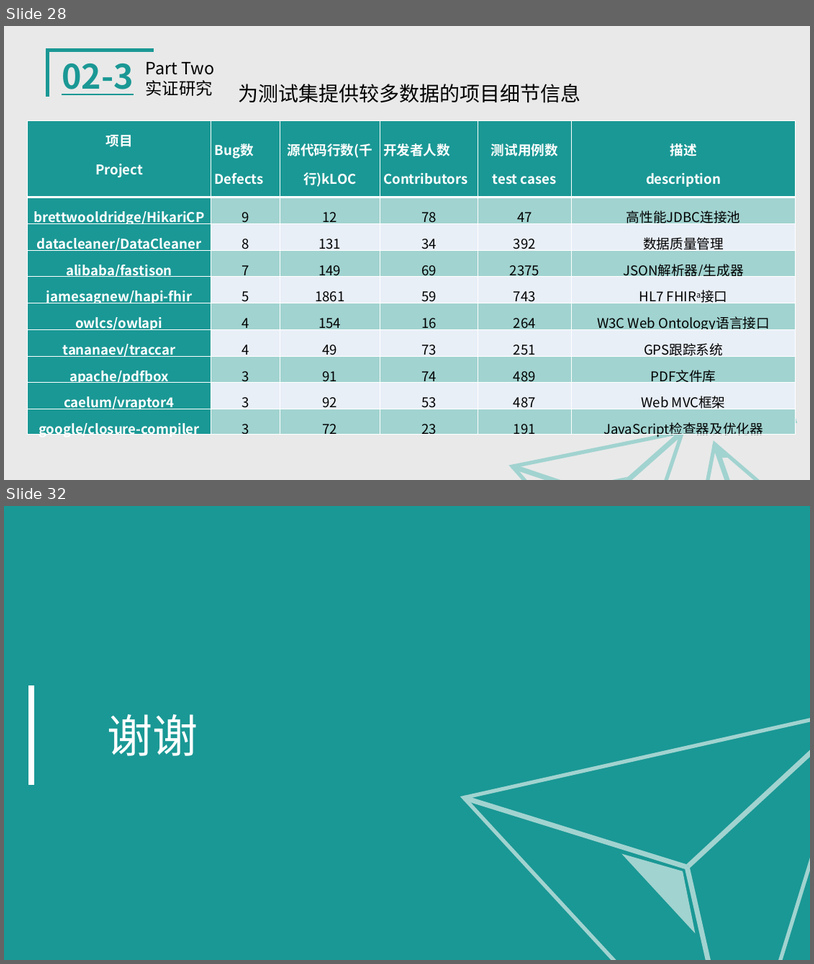
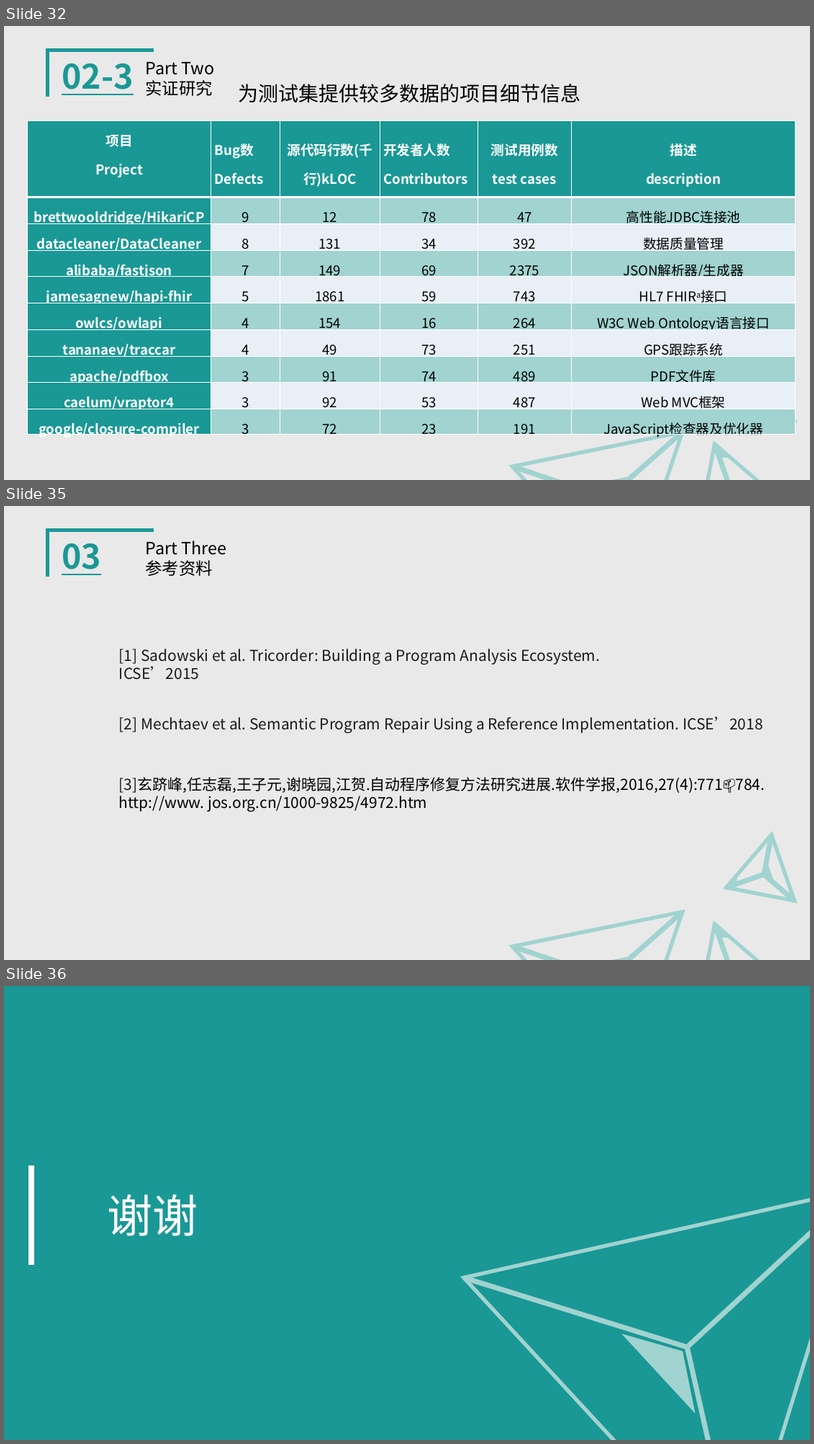
Before and after one commit to Ggiiljj/BALL_Date, a slide deck: 小组作业/SE2019春-G06-翻转课堂自动程序修复.pptx. Shown one above the other, each under a label of ours: slides 28 and 32 before the commit, slides 32, 35 and 36 after it; the slides between them are not shown. The pictures are 814x964 and 814x1444 pixels, drawn with LibreOffice and Linux fonts; fonts in the diff are those of the drawing. Boxes give left, top, right and bottom in pixels: in the first picture for what was removed or moved away, otherwise in the second. Text is boxed around its words. In the diff, an @@ line names an element or a change of style, - is before the commit and + after.

```diff
--- a/小组作业/SE2019春-G06-翻转课堂自动程序修复.pptx
+++ b/小组作业/SE2019春-G06-翻转课堂自动程序修复.pptx
@@ slide 35 added at box(4, 506, 810, 960), background #E9E9E9; not listed: 14 template elements that a slide beside it also shows @@
@@ text added at box(62, 543, 101, 575), 40 pt, text #1A9895, bold, underline @@
+03
@@ text added at box(145, 541, 226, 576), 20 pt, text #000000 @@
+Part Three
+参考资料
@@ text added at box(119, 649, 600, 680), 18 pt, text #1A1A1A @@
+[1] Sadowski et al. Tricorder: Building a Program Analysis Ecosystem. ICSE’2015
@@ text added at box(119, 716, 763, 733), 18 pt, text #1A1A1A @@
+[2] Mechtaev et al. Semantic Program Repair Using a Reference Implementation. ICSE’2018
@@ text added at box(119, 777, 765, 811), 18 pt, text #000000 @@
+[3]玄跻峰,任志磊,王子元,谢晓园,江贺.自动程序修复方法研究进展.软件学报,2016,27(4):771📫784. http://www. jos.org.cn/1000-9825/4972.htm
@@ what was slide 28 is now slide 32 @@
@@ what was slide 32 is now slide 36 @@
```
Also in this commit, not shown: 9 slides changed, 4 other slides added, 1 slide removed, 3 other files.
